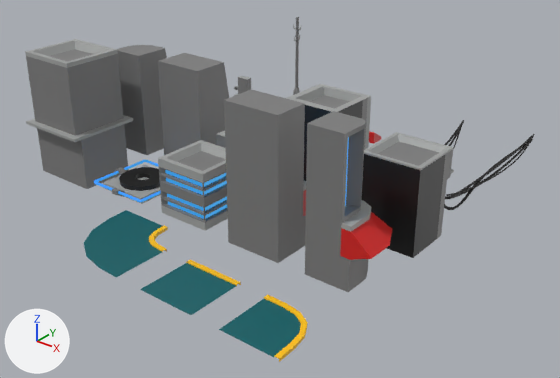
Before and after pictures for a commit that changed the FBX model Assets/Graphics/Models/Enviro.fbx.
Before and after are seen from a 50 mm lens placed at (28.6, -19.6, 12.1), pointed at (12.4, 0.5, -0.4). Arrows for +X, +Y and +Z are at lower left; the lights stay in place. Where no turn or scale is listed for an object, it has been applied to the vertices.

Objects in the first picture: 'Building1', 'Building2', 'Building3', 'Building4', 'Building5', 'BuildingSmall2', 'Road1', 'Road2', 'Road3', 'TurretPad', 'Wall1', 'WallRound'.
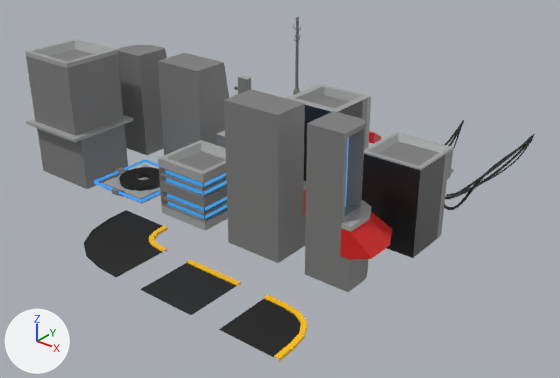
Patch to the scene script:
```diff
--- a/Assets/Graphics/Models/Enviro.fbx.py
+++ b/Assets/Graphics/Models/Enviro.fbx.py
@@ me_plane @@
 me_plane.from_pydata(...)  # 12 vertices, 5 faces; spans x -1.0..1.0, y -2.0..0.0, z 0.0..0.1
 # used by ob_road1; location = (15.0, -5.7, 0.0)
+# me_plane part 1: texture (UV) coordinates of 1 of 5 faces, centred in x 0.0, y -1.08, z 0.06, changed; they spanned u 0.83..0.83, v 0.88..0.88 and now span u 0.06..0.06, v 0.05..0.05
 me_plane.materials.append(mat_road)
@@ me_plane_002 @@
 me_plane_002.from_pydata(...)  # 42 vertices, 30 faces; spans x -2.0..1.0, y -2.0..1.0, z 0.0..0.11
 # used by ob_road3; location = (12.0, -5.7, 0.0)
+# me_plane_002 part 3
+# 30 faces are deleted
+# 30 new faces join them
+# me_plane_002 part 4: 6 kept faces spanning x -2.0..1.0, y -2.0..1.0, z 0.06 get new texture (UV) coordinates
 me_plane_002.materials.append(mat_road)
@@ me_plane_001 @@
 me_plane_001.from_pydata(...)  # 44 vertices, 34 faces; spans x -1.0..1.0, y -2.0..0.0, z 0.0..0.1
 # used by ob_road2; location = (18.0, -5.7, 0.0)
+# me_plane_001 part 2: texture (UV) coordinates of 10 of 34 faces, centred in x -0.7..0.41, y -1.7..-0.59, z 0.06, changed; they spanned u 0.86..0.86, v 0.94..0.94 and now span u 0.08..0.08, v 0.12..0.12
 me_plane_001.materials.append(mat_road)
```

Where the change shows, as pixel boxes [x1, y1, x2, y2] in the pictures (560 x 378 px; the box of a moved part takes in the faces that stretch with it):
part 1 of me_plane, surface changed (cyan to black): [140, 263, 236, 315] in both
part 2 of me_plane_001, surface changed (cyan to black): [219, 299, 301, 357] in both
part 3 of me_plane_002, moved or reshaped: [149, 225, 168, 252] in both
part 4 of me_plane_002, surface changed (cyan to black): [84, 210, 162, 277] in both
